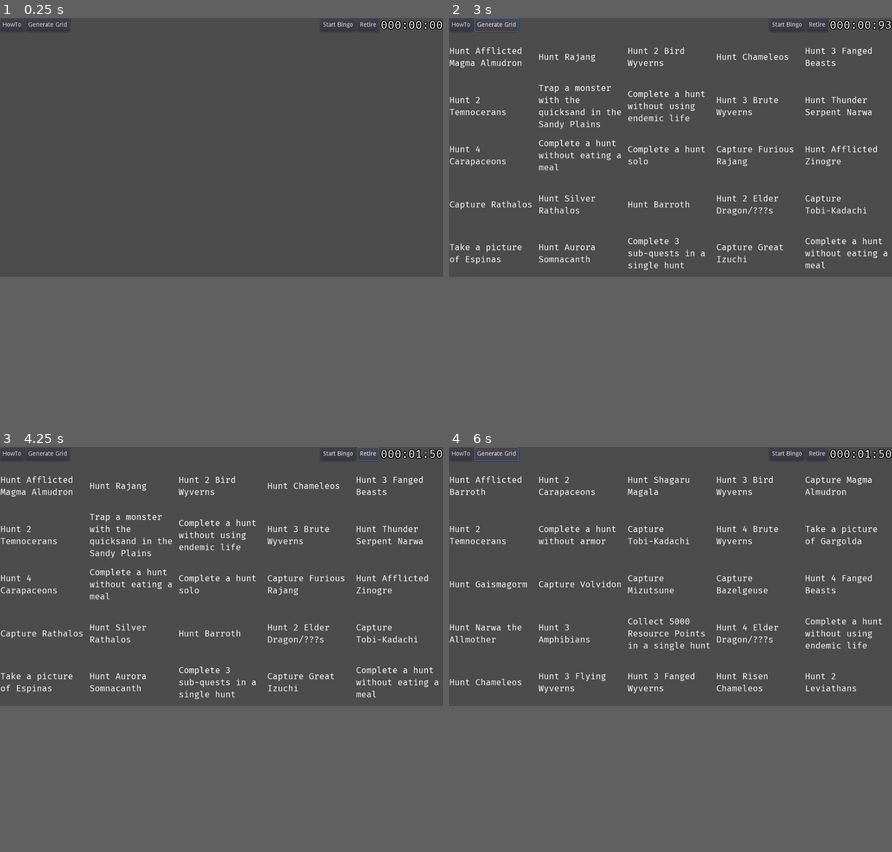
Above: before the commit, frames 1-4 (two rows, left to right).
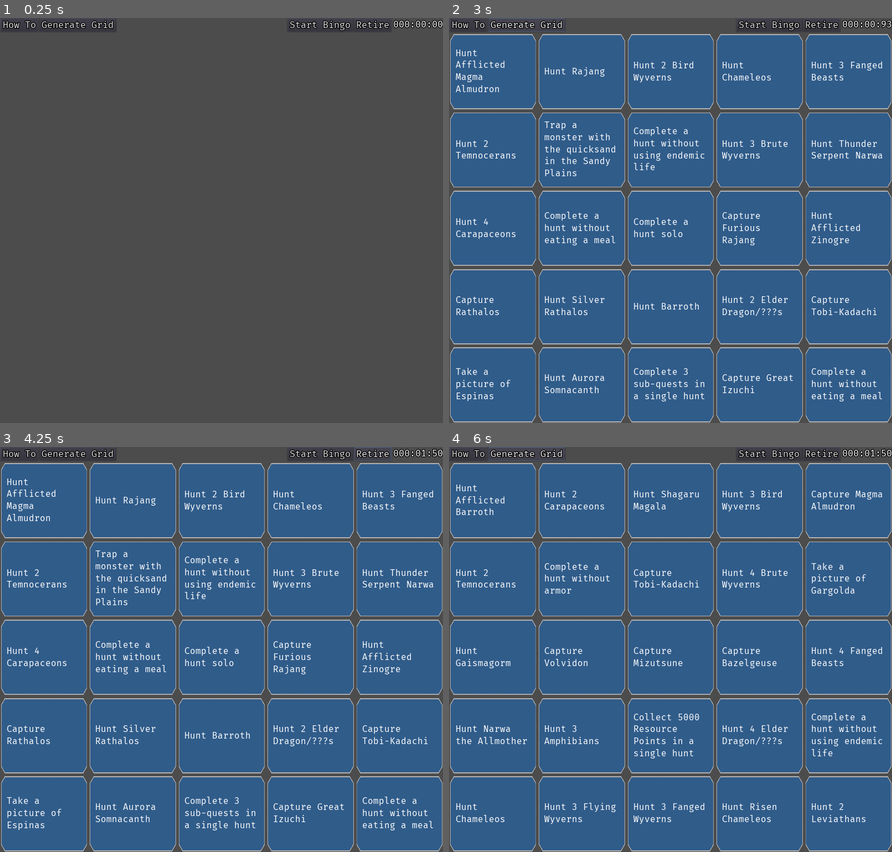
Above: after the commit, the same moments.

Repository: JCasera/MHR-Bingo
Game: Godot game, scene res://Window.tscn
Two runs of this game, one before a commit and one after it. Both use one fixed random seed, a clock stepped at 60 frames per second and the inputs below.
Inputs:
- Up to frame 1 (0.25 s): no input
- Up to frame 2 (3 s): click "HowTo" (after the commit: "How To") at 0.5 s; click "Start Bingo" at 1.25 s; click "Start Bingo" at 2 s; click "Generate Grid" at 2.75 s
- Up to frame 3 (4.25 s): click "Retire" at 3.5 s
- Up to frame 4 (6 s): click "Generate Grid" at 4.25 s; click "Retire" at 5 s; click "Generate Grid" at 5.75 s
In our replay, the window is 800x468 before the commit and 800x732 after it. These sizes can differ from the game's own. Grey fills any space a smaller window leaves; there, only what the larger window draws over its background counts as a difference.

The runs differ from the first frame. In frame 1, 0.8% of the frame differs, in the area x 0-100%, y 0-4%; in frame 2, 61%; in frame 3, 61%; in frame 4, 61%, in the area x 0-100%, y 0-100%.

Commit message:
Screen resizing and adding images

Diff:
--- /dev/null
+++ b/Assets/timer_text.tres
@@ -0,0 +1,9 @@
+[gd_resource type="DynamicFont" load_steps=2 format=2]
+
+[ext_resource path="res://Assets/FiraMono-Regular.ttf" type="DynamicFontData" id=1]
+
+[resource]
+size = 26
+outline_size = 2
+outline_color = Color( 0, 0, 0, 1 )
+font_data = ExtResource( 1 )
--- a/Tile.tscn
+++ b/Tile.tscn
@@ -1,10 +1,11 @@
-[gd_scene load_steps=4 format=2]
+[gd_scene load_steps=5 format=2]
 
-[ext_resource path="res://FiraMono-Regular.ttf" type="DynamicFontData" id=1]
+[ext_resource path="res://Assets/FiraMono-Regular.ttf" type="DynamicFontData" id=1]
 [ext_resource path="res://Tile.gd" type="Script" id=2]
+[ext_resource path="res://Assets/effects_bg.png" type="Texture" id=3]
 
 [sub_resource type="DynamicFont" id=1]
-size = 20
+size = 24
 font_data = ExtResource( 1 )
 
 [node name="Tile" type="CenterContainer"]
@@ -17,11 +18,23 @@
 "_edit_use_anchors_": false
 }
 
+[node name="Background" type="TextureRect" parent="."]
+margin_left = 475.0
+margin_top = 440.0
+margin_right = 705.0
+margin_bottom = 640.0
+rect_min_size = Vector2( 230, 200 )
+size_flags_horizontal = 3
+size_flags_vertical = 3
+texture = ExtResource( 3 )
+expand = true
+stretch_mode = 1
+
 [node name="Label" type="Label" parent="."]
-margin_left = 412.0
-margin_top = 245.0
-margin_right = 612.0
-margin_bottom = 354.0
+margin_left = 490.0
+margin_top = 459.0
+margin_right = 690.0
+margin_bottom = 621.0
 rect_min_size = Vector2( 200, 0 )
 size_flags_horizontal = 3
 size_flags_vertical = 5
--- a/Window.tscn
+++ b/Window.tscn
@@ -1,14 +1,8 @@
-[gd_scene load_steps=5 format=2]
+[gd_scene load_steps=4 format=2]
 
 [ext_resource path="res://Window.gd" type="Script" id=1]
-[ext_resource path="res://FiraMono-Regular.ttf" type="DynamicFontData" id=2]
+[ext_resource path="res://Assets/timer_text.tres" type="DynamicFont" id=2]
 [ext_resource path="res://TimerContainer.gd" type="Script" id=3]
-
-[sub_resource type="DynamicFont" id=1]
-size = 26
-outline_size = 2
-outline_color = Color( 0, 0, 0, 1 )
-font_data = ExtResource( 2 )
 
 [node name="Window" type="VBoxContainer"]
 anchor_right = 1.0
@@ -19,51 +13,56 @@
 }
 
 [node name="Options" type="HBoxContainer" parent="."]
-margin_right = 1024.0
-margin_bottom = 32.0
+margin_right = 1180.0
+margin_bottom = 38.0
 
 [node name="HowTo" type="Button" parent="Options"]
-margin_right = 55.0
-margin_bottom = 32.0
-text = "HowTo"
+margin_right = 108.0
+margin_bottom = 38.0
+custom_fonts/font = ExtResource( 2 )
+text = "How To"
 
 [node name="Generate" type="Button" parent="Options"]
-margin_left = 59.0
-margin_right = 161.0
-margin_bottom = 32.0
+margin_left = 112.0
+margin_right = 332.0
+margin_bottom = 38.0
+custom_fonts/font = ExtResource( 2 )
 text = "Generate Grid"
 
 [node name="TimerContainer" type="HBoxContainer" parent="Options"]
-margin_left = 757.0
-margin_right = 1024.0
-margin_bottom = 32.0
+margin_left = 748.0
+margin_right = 1180.0
+margin_bottom = 38.0
 size_flags_horizontal = 10
 script = ExtResource( 3 )
 
 [node name="Start" type="Button" parent="Options/TimerContainer"]
-margin_right = 81.0
-margin_bottom = 32.0
+margin_right = 188.0
+margin_bottom = 38.0
+custom_fonts/font = ExtResource( 2 )
 text = "Start Bingo"
 
 [node name="Retire" type="Button" parent="Options/TimerContainer"]
-margin_left = 85.0
-margin_right = 135.0
-margin_bottom = 32.0
+margin_left = 192.0
+margin_right = 300.0
+margin_bottom = 38.0
 size_flags_horizontal = 8
+custom_fonts/font = ExtResource( 2 )
 text = "Retire"
 
 [node name="Timer" type="Label" parent="Options/TimerContainer"]
-margin_left = 139.0
-margin_right = 267.0
-margin_bottom = 32.0
+margin_left = 304.0
+margin_top = 3.0
+margin_right = 432.0
+margin_bottom = 35.0
 size_flags_horizontal = 8
-custom_fonts/font = SubResource( 1 )
+custom_fonts/font = ExtResource( 2 )
 text = "00:00:00"
 
 [node name="Board" type="GridContainer" parent="."]
-margin_top = 36.0
-margin_right = 1024.0
-margin_bottom = 600.0
+margin_top = 42.0
+margin_right = 1180.0
+margin_bottom = 1080.0
 mouse_filter = 2
 size_flags_horizontal = 3
 size_flags_vertical = 3
--- a/project.godot
+++ b/project.godot
@@ -12,7 +12,14 @@
 
 config/name="MHR BingoBoard"
 run/main_scene="res://Window.tscn"
-config/icon="res://icon.png"
+config/icon="res://Assets/icon.png"
+
+[display]
+
+window/size/width=1180
+window/size/height=1080
+window/stretch/mode="2d"
+window/stretch/aspect="keep"
 
 [physics]
 
Renamed: FiraMono-Regular.ttf -> Assets/FiraMono-Regular.ttf
Binary file added: Assets/effects_bg.png
Not shown, changed: Assets/effects_bg.png.import
Renamed: icon.png -> Assets/icon.png
Not shown, added: Assets/icon.png.import
Not shown, changed: export_presets.cfg
Not shown, changed: html/bingo.html
Not shown, changed: html/bingo.pck
Not shown, changed: index.html
